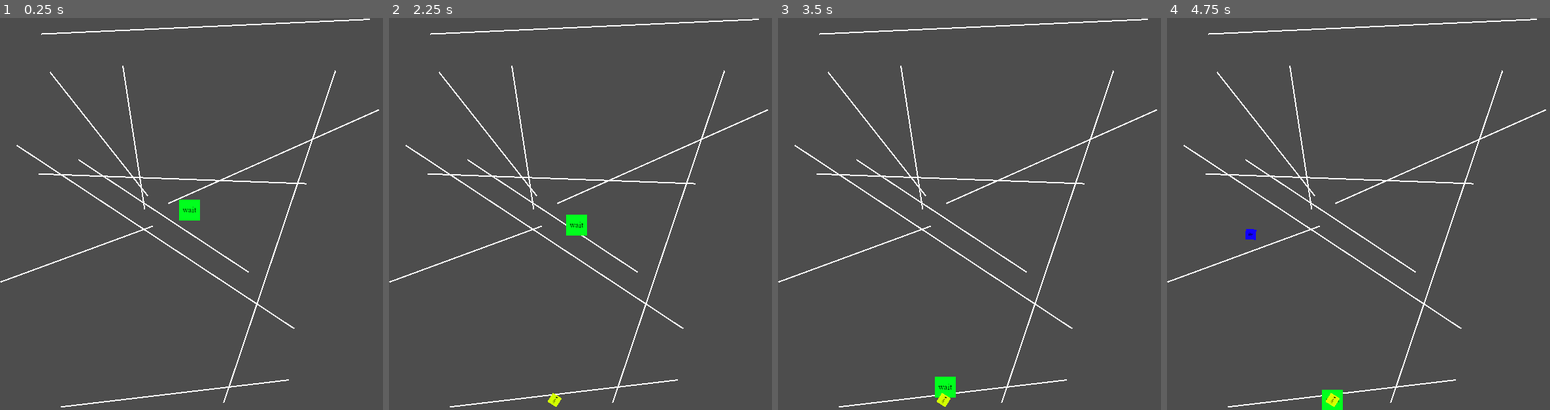
Above: before the commit, frames 1-4 (left to right).
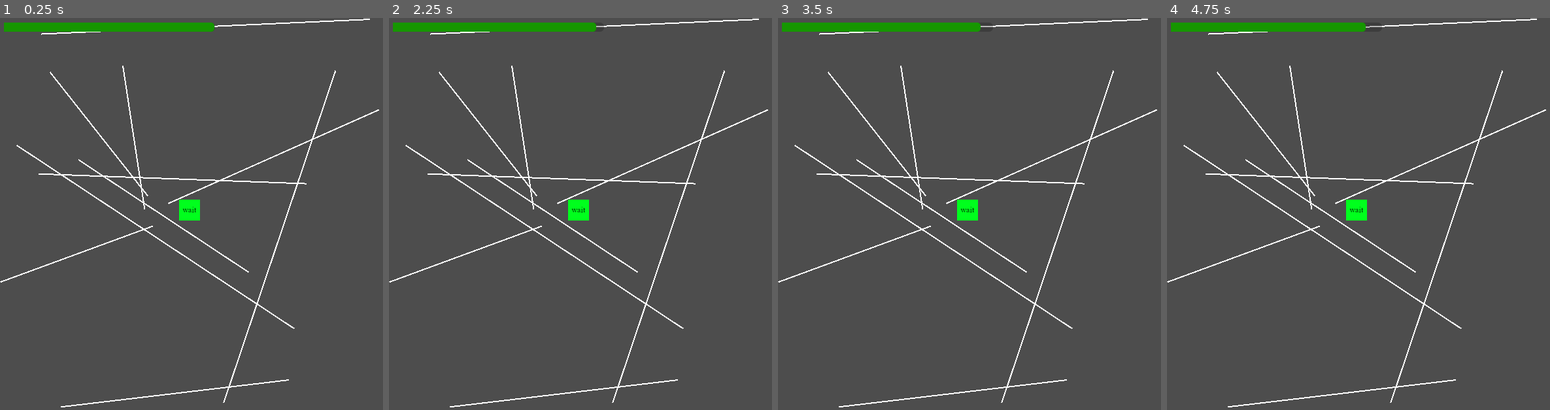
Above: after the commit, the same moments.

Repository: dirtOval/string-theory-mehu15
Game: Godot game, scene res://main.tscn
The game is run twice, just before and just after one commit, with the same random seed, the same clock (stepped at 60 frames per second) and the same inputs.
Inputs:
- Up to frame 1 (0.25 s): no input
- Up to frame 2 (2.25 s): tap Enter at 0.5 s; tap Space at 1.25 s
- Up to frame 3 (3.5 s): no input
- Up to frame 4 (4.75 s): no input

The runs differ from the first frame. In frame 1, 1.3% of the frame differs, in the area x 1-57%, y 1-4%; in frame 2, 1.8%; in frame 3, 1.9%, in the area x 1-57%, y 1-100%; in frame 4, 1.8%.

Commit message:
spider can starve to death

Diff:
--- a/main.gd
+++ b/main.gd
@@ -5,11 +5,12 @@
 # Called when the node enters the scene tree for the first time.
 func _ready() -> void:
 	$FlySpawnTimer.start()
+	$FoodTimer.start()
 
 
 # Called every frame. 'delta' is the elapsed time since the previous frame.
 func _process(delta: float) -> void:
-	pass
+	$FoodBar.value = $FoodTimer.time_left
 
 
 func _on_fly_spawn_timer_timeout() -> void:
@@ -25,3 +26,12 @@
 	fly.linear_velocity = velocity.rotated(direction)
 
 	add_child(fly)
+
+
+func _on_spider_ate_food() -> void:
+	$FoodTimer.start()
+
+
+func _on_food_timer_timeout() -> void:
+	print('spider has died')
+	#use this for game over logic
--- a/main.tscn
+++ b/main.tscn
@@ -9,6 +9,15 @@
 "points": PackedVector2Array(0, 0, 0, 0, 0, 0, 0, 0, 0, 0, 600, 0, 0, 0, 0, 0, 600, 600, 0, 0, 0, 0, 0, 600, 0, 0, 0, 0, 0, 0)
 }
 point_count = 5
+
+[sub_resource type="StyleBoxFlat" id="StyleBoxFlat_1bvp3"]
+bg_color = Color(0.0852315, 0.587487, 0, 1)
+corner_radius_top_right = 5
+corner_radius_bottom_right = 5
+
+[sub_resource type="Theme" id="Theme_1bvp3"]
+ProgressBar/styles/background = null
+ProgressBar/styles/fill = SubResource("StyleBoxFlat_1bvp3")
 
 [node name="Main" type="Node2D"]
 script = ExtResource("1_0xm2m")
@@ -22,9 +31,26 @@
 [node name="FlySpawnLocation" type="PathFollow2D" parent="FlyPath"]
 
 [node name="FlySpawnTimer" type="Timer" parent="."]
-wait_time = 2.0
+wait_time = 5.0
 
 [node name="Spider" parent="." instance=ExtResource("3_h2yge")]
 position = Vector2(290, 294)
 
+[node name="FoodTimer" type="Timer" parent="."]
+wait_time = 60.0
+one_shot = true
+
+[node name="FoodBar" type="ProgressBar" parent="."]
+offset_left = 6.0
+offset_top = 7.0
+offset_right = 329.0
+offset_bottom = 21.0
+theme = SubResource("Theme_1bvp3")
+max_value = 60.0
+value = 60.0
+show_percentage = false
+
 [connection signal="timeout" from="FlySpawnTimer" to="." method="_on_fly_spawn_timer_timeout"]
+[connection signal="ate_food" from="Spider" to="." method="_on_spider_ate_food"]
+[connection signal="timeout" from="FoodTimer" to="." method="_on_food_timer_timeout"]
+[connection signal="timeout" from="FoodTimer" to="Spider" method="_on_food_timer_timeout"]
--- a/spider.gd
+++ b/spider.gd
@@ -2,9 +2,13 @@
 var spider_state: String
 var spider_target: Node2D
 @export var spider_speed: int
+
+signal ate_food
+
 # Called when the node enters the scene tree for the first time.
 func _ready() -> void:
 	spider_state = 'wait'
+	$AnimatedSprite2D.animation = 'wait'
 
 
 # Called every frame. 'delta' is the elapsed time since the previous frame.
@@ -13,9 +17,13 @@
 		wait_for_flies()
 	elif spider_state == 'select':
 		spider_target = find_closest_food()
-		spider_state = 'eating'
-	elif spider_state == 'eating':
+		spider_state = 'walking'
+		$AnimatedSprite2D.animation = 'walk'
+	elif spider_state == 'walking':
 		go_to_food(delta)
+	else:
+		pass
+
 
 func wait_for_flies() -> void:
 	if get_tree().get_nodes_in_group("caught_flies").size() > 0:
@@ -33,3 +41,21 @@
 
 func go_to_food(delta: float) -> void:
 	global_position = global_position.move_toward(spider_target.global_position, delta * spider_speed)
+
+
+func _on_body_entered(body: Node2D) -> void:
+	spider_target = null
+	spider_state = 'eat'
+	$AnimatedSprite2D.animation = 'eat'
+	body.queue_free()
+	print('yom')
+	await get_tree().create_timer(1.0).timeout
+	#send a signal to timer to restart
+	ate_food.emit()
+	spider_state = 'wait'
+	$AnimatedSprite2D.animation = 'wait'
+
+
+func _on_food_timer_timeout() -> void:
+	spider_state = 'dead'
+	$AnimatedSprite2D.animation = 'dead'
--- a/spider.tscn
+++ b/spider.tscn
@@ -57,3 +57,5 @@
 
 [node name="CollisionShape2D" type="CollisionShape2D" parent="."]
 shape = SubResource("RectangleShape2D_qvpyi")
+
+[connection signal="body_entered" from="." to="." method="_on_body_entered"]
Not shown: 1 places in main.tscn that only renumber resources
